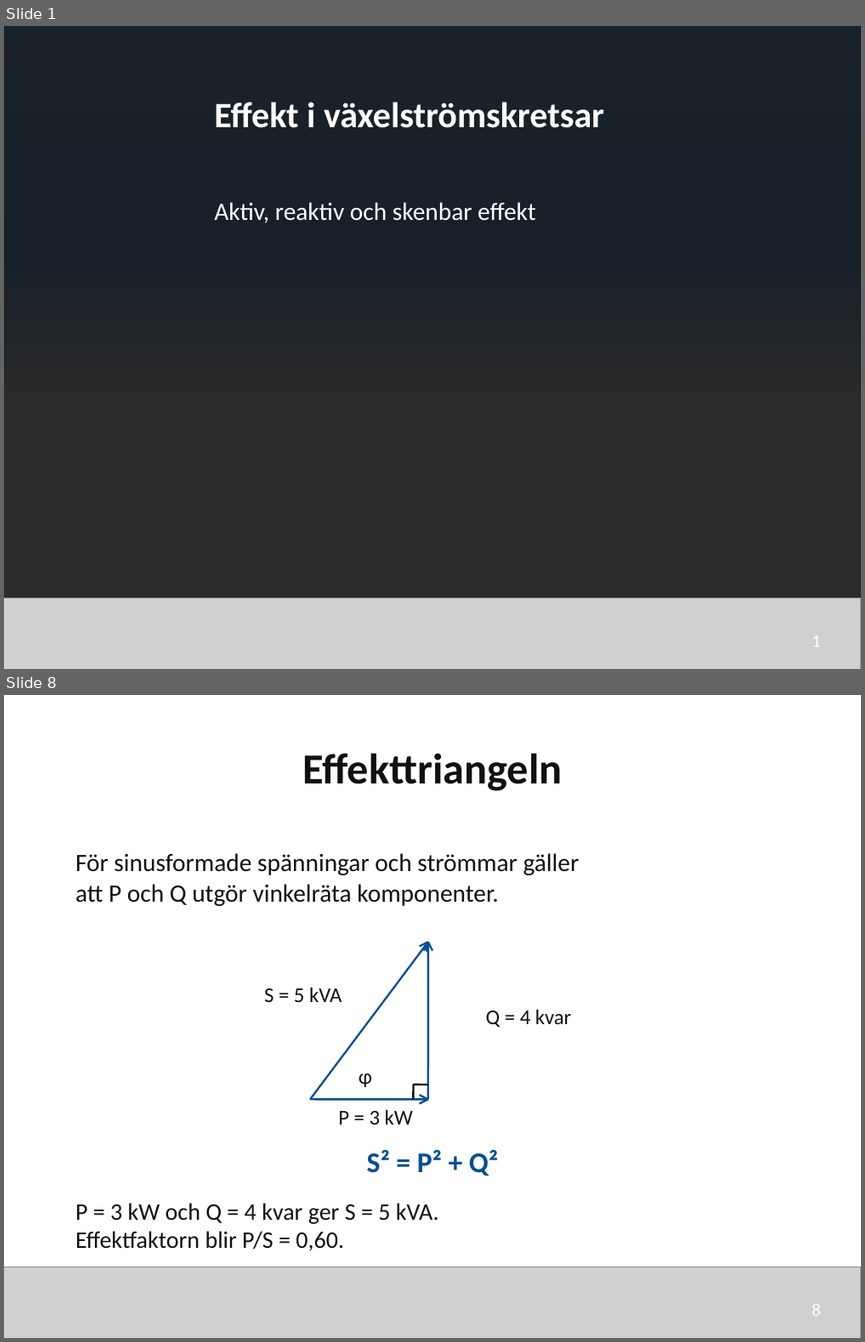
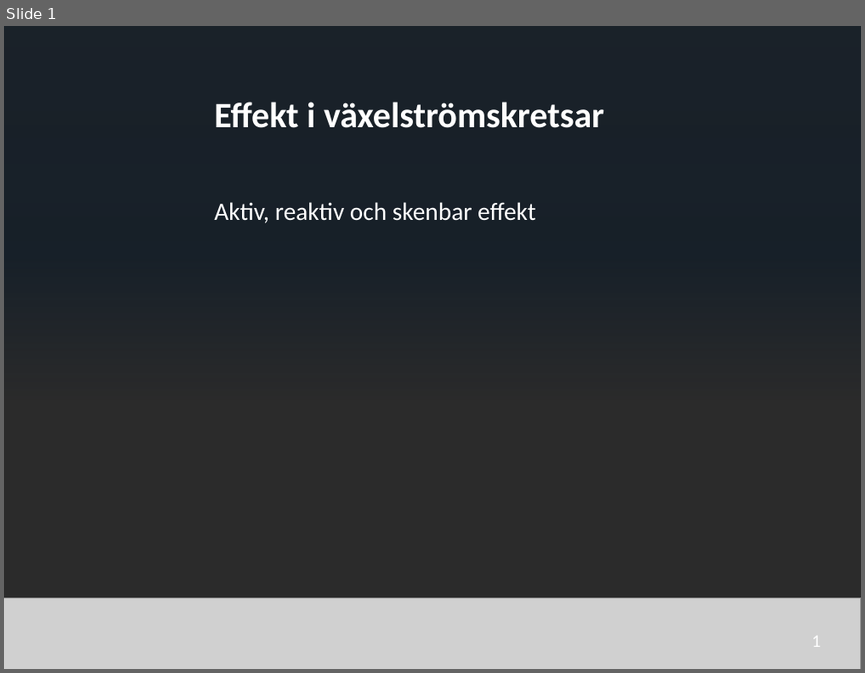
Before and after one commit to nj22az/nj22az.github.io, a slide deck: sjoskolan/vecka-40/aktuell/v40_03_Effekt_i_vaxelstromskretsar_elev.pptx. Shown one above the other, each under a label of ours: slides 1 and 8 before the commit, slide 1 after it; the slides between them are not shown. The pictures are 865x1342 and 865x673 pixels, drawn with LibreOffice and Linux fonts; fonts in the diff are those of the drawing; grey boxes stand for pictures; background and template pictures are left out; a plain dark background stands for a picture behind light text. Boxes give left, top, right and bottom in pixels: in the first picture for what was removed or moved away, otherwise in the second. Text is boxed around its words. In the diff, an @@ line names an element or a change of style, - is before the commit and + after.

```diff
--- a/sjoskolan/vecka-40/aktuell/v40_03_Effekt_i_vaxelstromskretsar_elev.pptx
+++ b/sjoskolan/vecka-40/aktuell/v40_03_Effekt_i_vaxelstromskretsar_elev.pptx
@@ slide 8 removed at bbox=[4, 695, 861, 1338], background #FFFFFF @@
@@ text removed at bbox=[302, 753, 562, 791] @@
-Effekttriangeln
@@ text removed at bbox=[75, 853, 579, 906] @@
-För sinusformade spänningar och strömmar gäller
-att P och Q utgör vinkelräta komponenter.
@@ line removed from (310, 1100) to (428, 941) @@
@@ line removed from (428, 941) to (420, 946) @@
@@ line removed from (428, 941) to (424, 950) @@
@@ line removed from (428, 941) to (426, 951) @@
@@ line removed from (428, 1100) to (428, 941) @@
@@ line removed from (428, 941) to (432, 950) @@
@@ text removed at bbox=[264, 987, 341, 1002] @@
-S = 5 kVA
@@ text removed at bbox=[486, 1009, 571, 1027] @@
-Q = 4 kvar
@@ text removed at bbox=[358, 1073, 372, 1087] @@
-φ
@@ line removed from (310, 1100) to (428, 1100) @@
@@ line removed from (414, 1100) to (414, 1084) @@
@@ line removed from (414, 1084) to (428, 1084) @@
@@ line removed from (428, 1100) to (420, 1095) @@
@@ line removed from (428, 1100) to (420, 1104) @@
@@ text removed at bbox=[338, 1109, 413, 1124] @@
-P = 3 kW
@@ text removed at bbox=[367, 1150, 498, 1176] @@
-S² = P² + Q²
@@ text removed at bbox=[75, 1202, 439, 1251] @@
-P = 3 kW och Q = 4 kvar ger S = 5 kVA.
-Effektfaktorn blir P/S = 0,60.
@@ picture removed at bbox=[4, 1266, 861, 1338] @@
@@ text removed at bbox=[812, 1304, 821, 1315] @@
-8
```
Also in this commit, not shown: 14 slides added, 34 other slides removed, 44 other files.
